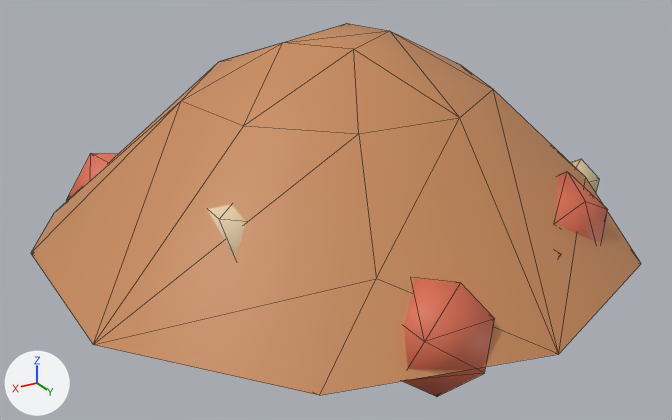
Renders of the glTF model public/models/lod2/dirt_pile.glb from each side of a commit.
Camera for both pictures: a camera (50 mm lens) standing at (2.39, 3.99, 2.09) and looking at (0.06, 0.1, 0.15). Arrows for +X, +Y and +Z are at lower left; the lights stay in place. The first picture is the older version. Mesh edges are drawn as thin lines. Where no turn or scale is listed for an object, it has been applied to the vertices. Vertices at exactly the same position are counted once.

Names of what the first picture shows: 'dirt_pile'.
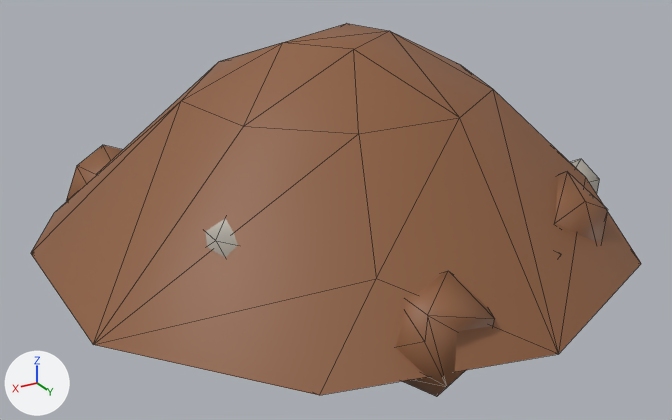
Where the newer file only moved an object's origin or applied its transform, the numbers keep the older frame.

Location of each change, (x1, y1, x2, y2) in pixels of the pictures (672 x 420 px; the box of a moved part takes in the faces that stretch with it):
'dirt_pile', reshaped: before (31, 23, 641, 397); after (31, 24, 641, 397)
part 1 of me_dirt_pile_002, moved or reshaped (mostly hidden): before (67, 153, 494, 397); after (67, 145, 495, 397)
part 2 of me_dirt_pile_002, moved or reshaped (mostly hidden): before (589, 179, 600, 192); after (589, 179, 600, 194)
part 3 of me_dirt_pile_002, surface changed (orange to brown): (31, 24, 641, 395) in both

Patch to the scene script:
```diff
--- a/public/models/lod2/dirt_pile.glb.py
+++ b/public/models/lod2/dirt_pile.glb.py
@@ me_dirt_pile_002 @@
 # used by ob_dirt_pile; location = (-0.032, 0.022, 0.424)
-me_dirt_pile_002.from_pydata(...)  # 169 vertices, 278 faces; spans x -1.55..1.55, y -1.57..1.57, z -0.63..0.63
+me_dirt_pile_002.from_pydata(...)  # 169 vertices, 278 faces; spans x -1.55..1.55, y -1.57..1.57, z -0.6..0.63
+# me_dirt_pile_002 part 1
+# 46 vertices are removed from x -0.65..1.06, y -1.24..1.5, z -0.63..0.55
+# 140 faces are deleted
+# 16 vertices move from x 0.16..1.02, y -1.04..1.19, z -0.48..0.43 to x 0.12..0.94, y -1.04..1.27, z -0.48..0.55
+# 45 vertices are added at x -0.69..1.13, y -1.27..1.5, z -0.54..0.52
+# 138 new faces join them
+# me_dirt_pile_002 part 2
+# 3 vertices are removed from x -1.51..-1.14, y 0.12..0.38, z -0.46
+# 12 faces are deleted
+# 4 vertices are added at (-1.4, 0.49, -0.46), (-1.14, 0.38, -0.46), (-1.51, 0.23, -0.46), (-1.25, 0.12, -0.46)
+# 14 new faces join them
+# me_dirt_pile_002 part 3: 127 kept faces spanning x -1.55..1.55, y -1.57..1.57, z -0.6..0.63 get new texture (UV) coordinates
+# other edits to the shape of me_dirt_pile_002 do not show in these pictures
 me_dirt_pile_002.materials.append(mat_toy)
```
